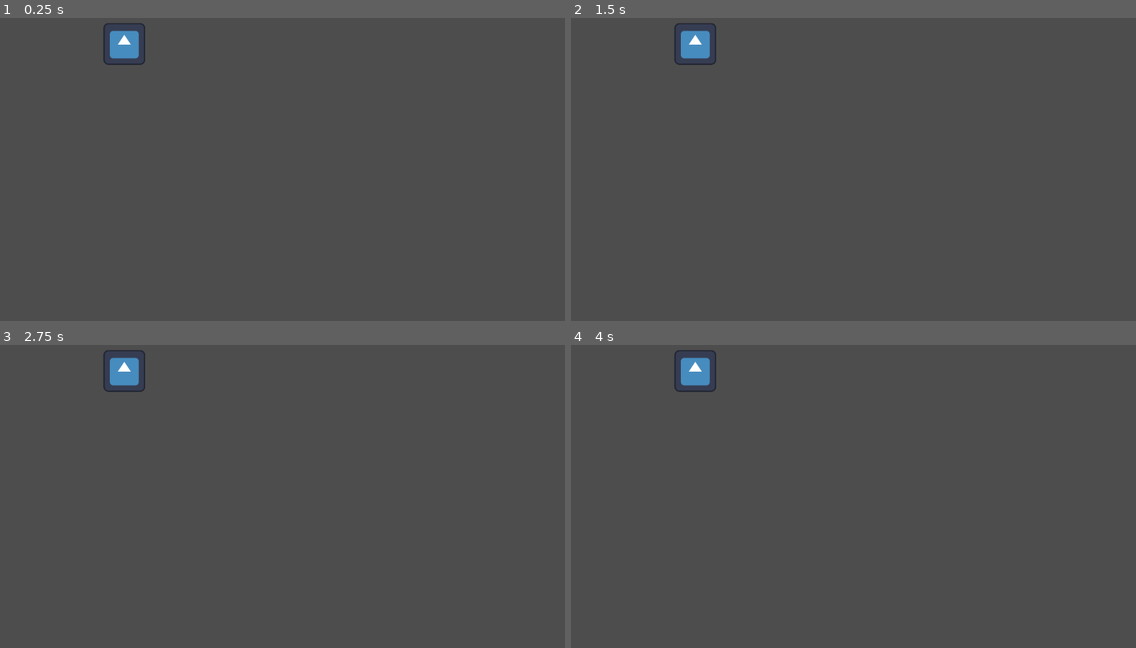
Above: before the commit, frames 1-4 (two rows, left to right).
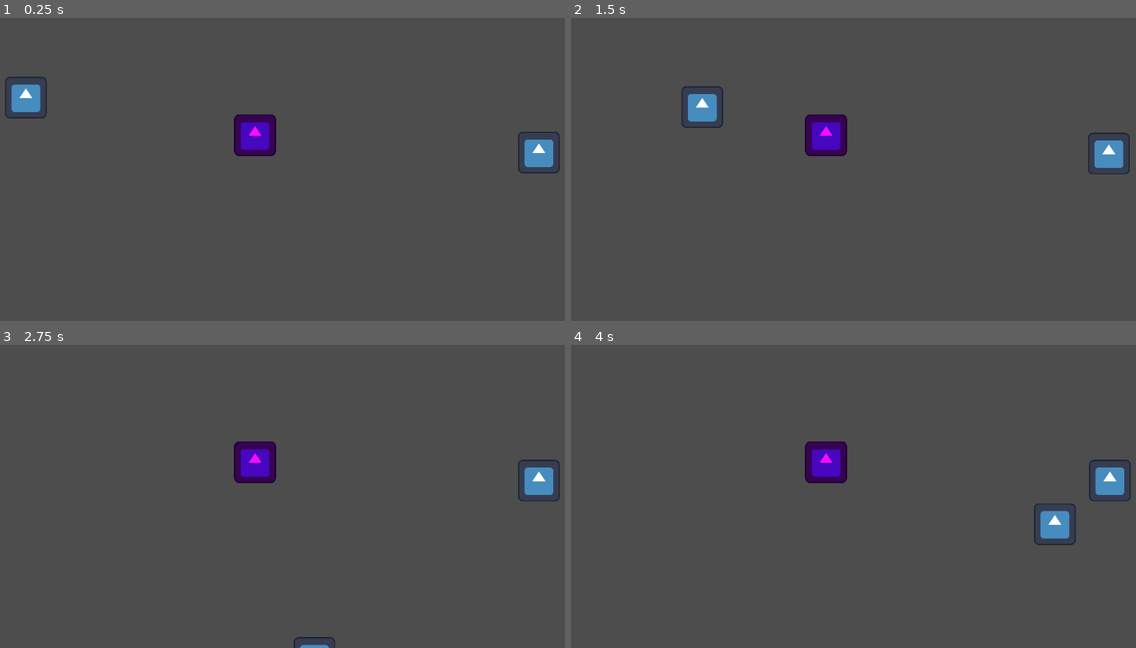
Above: after the commit, the same moments.

Repository: corpusCallosotomy/BubbleBowl
Game: Godot game, scene res://scenes/screens/arena/arena.tscn
Same seed, same stepped clock (60 frames per second), same inputs: the game is played once before the commit and once after it. The project has no main scene, so this scene is started directly. The engine's default icon, where the game draws it, is replaced by a stand-in: a white triangle on a blue panel in a dark square.
Inputs:
- Up to frame 1 (0.25 s): no input
- Up to frame 2 (1.5 s): tap Enter at 0.5 s; hold D (P1_right) 0.53-1.28 s; tap Down (P2_down) at 0.6 s; hold S (P1_down) from 1.28 s (still down); tap Left (P2_left) at 1.35 s
- Up to frame 3 (2.75 s): release S (P1_down) at 2.03 s; hold D (P1_right) from 2.03 s (still down); tap Right (P2_right) at 2.1 s
- Up to frame 4 (4 s): release D (P1_right) at 2.78 s; hold W (P1_up) 2.78-3.53 s; tap Up (P2_up) at 2.85 s; hold A (P1_left) from 3.53 s (still down); tap Down (P2_down) at 3.6 s

The runs differ from the first frame. In frame 1, 2.8% of the frame differs, in the area x 0-100%, y 1-52%; in frame 2, 2.8%; in frame 3, 2.3%; in frame 4, 2.8%, in the area x 18-100%, y 1-67%.

Commit message:
bubbles and player changes WIP
players crash on collide lol. will fix tomorrow

Diff:
--- /dev/null
+++ b/scenes/bubbles/Bubble.gd
@@ -0,0 +1,12 @@
+extends RigidBody2D
+
+@export var collisionShape: CollisionShape2D
+
+# Called when the node enters the scene tree for the first time.
+func _ready():
+	pass # Replace with function body.
+
+
+# Called every frame. 'delta' is the elapsed time since the previous frame.
+func _process(delta):
+	pass
--- /dev/null
+++ b/scenes/bubbles/Bubble.tscn
@@ -0,0 +1,21 @@
+[gd_scene load_steps=4 format=3 uid="uid://ckhissng2jj1m"]
+
+[ext_resource type="Script" path="res://scenes/bubbles/Bubble.gd" id="1_3sle1"]
+[ext_resource type="Texture2D" uid="uid://blqc01j3w6hci" path="res://icon.svg" id="1_7tx5q"]
+
+[sub_resource type="CircleShape2D" id="CircleShape2D_rp0vr"]
+radius = 65.3758
+
+[node name="Bubble" type="RigidBody2D" node_paths=PackedStringArray("collisionShape")]
+gravity_scale = 0.0
+lock_rotation = true
+linear_damp = 0.5
+script = ExtResource("1_3sle1")
+collisionShape = NodePath("CollisionShape2D")
+
+[node name="Icon" type="Sprite2D" parent="."]
+modulate = Color(1, 0.0431373, 1, 1)
+texture = ExtResource("1_7tx5q")
+
+[node name="CollisionShape2D" type="CollisionShape2D" parent="."]
+shape = SubResource("CircleShape2D_rp0vr")
--- a/scenes/player/Player.gd
+++ b/scenes/player/Player.gd
@@ -1,6 +1,8 @@
 extends CharacterBody2D
 
 @export var isPlayer1: bool = true
+@export var pushForce: float = 800.0
+@export var knockbackForce: float = 420.0
 const SPEED: float = 30.0
 const MAXSPEED: float = 90.0
 const ACCELERATION: float = 1000.0
@@ -9,20 +11,23 @@
 
 
 func _physics_process(delta):
+	var collision_info = move_and_collide(velocity * delta)
+	if collision_info and !collision_info.is_in_group("Player"):
+		velocity += velocity.bounce(collision_info.get_normal().normalized()*knockbackForce)
+		collision_info.get_collider().apply_central_impulse(-collision_info.get_normal()*pushForce)
+
 	var direction: Vector2 = Vector2.ZERO
 	if isPlayer1:
 		direction = Input.get_vector("P1_left", "P1_right", "P1_up", "P1_down")
 	else:
 		direction = Input.get_vector("P2_left", "P2_right", "P2_up", "P2_down")
 	velocity += direction * SPEED
-#	if direction:
-#		velocity.x = direction * SPEED
 
-	#velocity = move_toward(velocity, Vector2.ZERO, SPEED)
+	#for collisionAmount in get_slide_collision_count():
+		#var collision = get_slide_collision(collisionAmount)
+		#if collision.get_collider() is RigidBody2D:
+			#collision.get_collider().apply_central_impulse(-collision.get_normal()*pushForce)
 
-	#if direction != Vector2.ZERO:
-		#velocity = velocity.move_toward(direction, ACCELERATION * delta)
-	#else:
 	velocity = velocity.move_toward(Vector2.ZERO, DECELERATION * delta)
 
-	move_and_slide()
+	#move_and_slide()
--- a/scenes/player/Player.tscn
+++ b/scenes/player/Player.tscn
@@ -10,7 +10,7 @@
 motion_mode = 1
 script = ExtResource("1_dks8x")
 
-[node name="CollisionShape2D" type="CollisionShape2D" parent="."]
+[node name="CollisionShape2D" type="CollisionShape2D" parent="." groups=["Player"]]
 shape = SubResource("CircleShape2D_rtdev")
 
 [node name="Icon" type="Sprite2D" parent="."]
--- a/scenes/screens/arena/arena.tscn
+++ b/scenes/screens/arena/arena.tscn
@@ -1,12 +1,19 @@
-[gd_scene load_steps=2 format=3 uid="uid://pbnhy6mm8f56"]
+[gd_scene load_steps=3 format=3 uid="uid://pbnhy6mm8f56"]
 
-[ext_resource type="Texture2D" uid="uid://blqc01j3w6hci" path="res://icon.svg" id="1_wfyrs"]
+[ext_resource type="PackedScene" uid="uid://cmkpgtxmycs8j" path="res://scenes/player/Player.tscn" id="1_etxjp"]
+[ext_resource type="PackedScene" uid="uid://ckhissng2jj1m" path="res://scenes/bubbles/Bubble.tscn" id="2_rqac2"]
 
 [node name="Node2D" type="Node2D"]
 
 [node name="Camera2D" type="Camera2D" parent="."]
 position = Vector2(960, 540)
 
-[node name="Icon" type="Sprite2D" parent="."]
-position = Vector2(445, 233)
-texture = ExtResource("1_wfyrs")
+[node name="Player" parent="." instance=ExtResource("1_etxjp")]
+position = Vector2(144, 397)
+
+[node name="Player2" parent="." instance=ExtResource("1_etxjp")]
+position = Vector2(1713, 565)
+isPlayer1 = false
+
+[node name="Bubble" parent="." instance=ExtResource("2_rqac2")]
+position = Vector2(845, 512)
